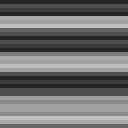
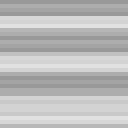
Comparing the layer stacks of the two 128 × 128 images. Changes:
"Layer 1": opacity 14% → 60% over (x1=0, y1=0, x2=128, y2=128)
